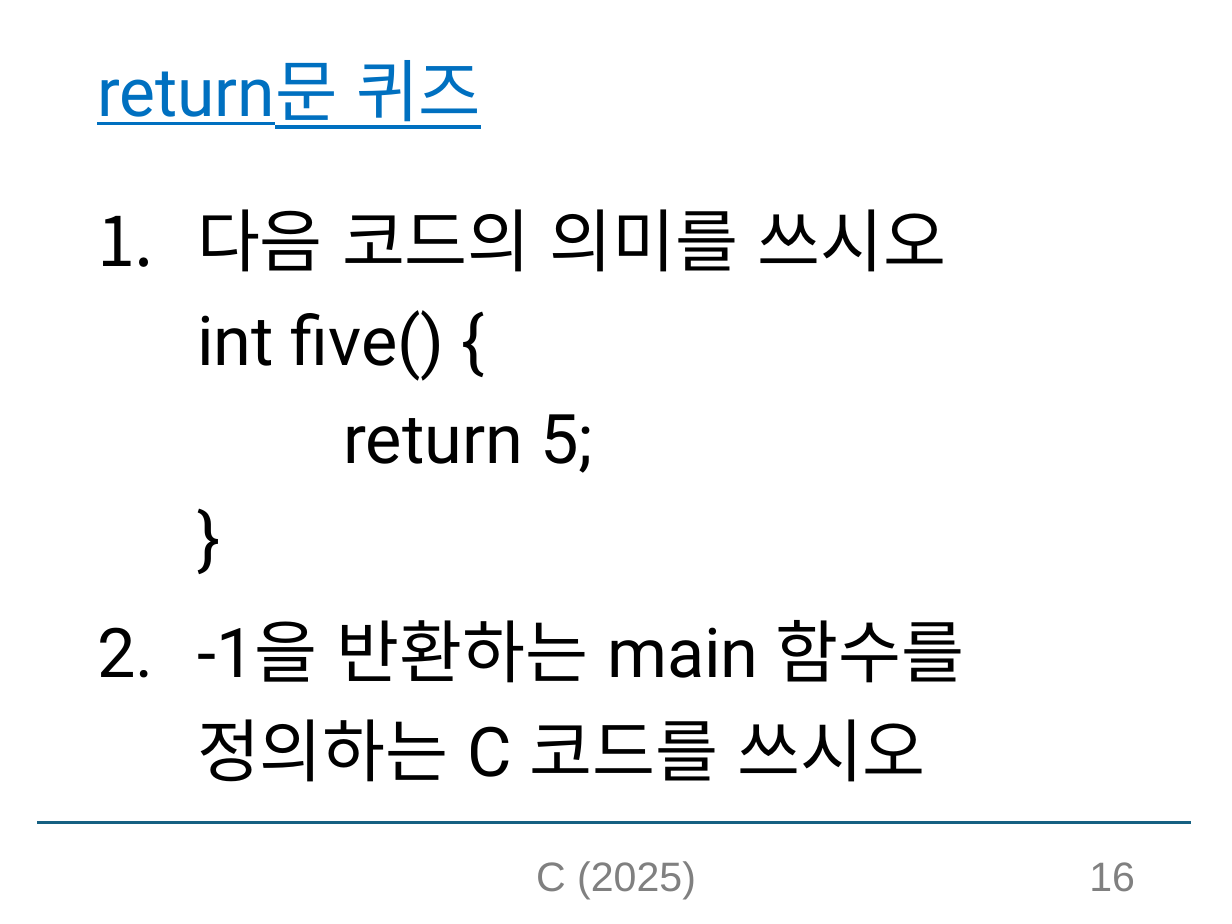
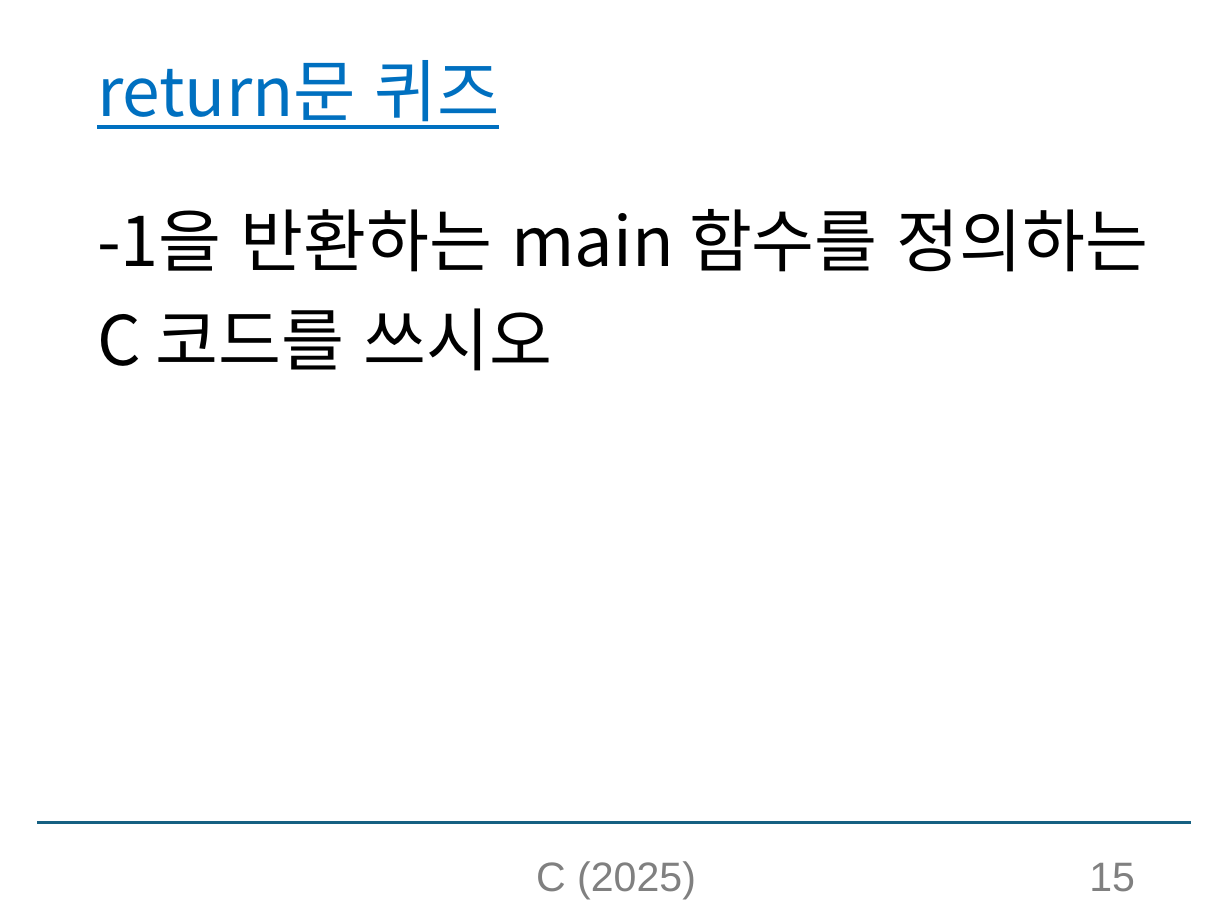
Before and after one commit to chaebkimm/C_ppt, a slide deck: slide 15 of C소개_실습제외.pptx (slide 16 before the commit). Drawn at 1232x924 pixels with LibreOffice and Linux fonts; fonts in the diff are those of the drawing. Boxes give left, top, right and bottom in pixels: in the first picture for what was removed or moved away, otherwise in the second. Text is boxed around its words. In the diff, an @@ line names an element or a change of style, - is before the commit and + after.

```diff
--- a/C소개_실습제외.pptx
+++ b/C소개_실습제외.pptx
@@ title "return문 퀴즈" at bbox=[97, 60, 500, 129]: font Roboto to Noto Sans CJK KR @@
@@ text "-1을 반환하는 main 함수를 정의하는 ..." at bbox=[97, 209, 1149, 371]: font Roboto to Noto Sans CJK KR; bullet 1. to none @@
@@ text at bbox=[197, 209, 947, 473]: paragraph removed @@
-1. 다음 코드의 의미를 쓰시오
-   int five() {
-   return 5;
-   }
@@ page number at bbox=[1089, 863, 1135, 892]: text changed @@
-16
+15
```
Also in this commit, not shown: 104 other slides changed, 1 slide removed.
